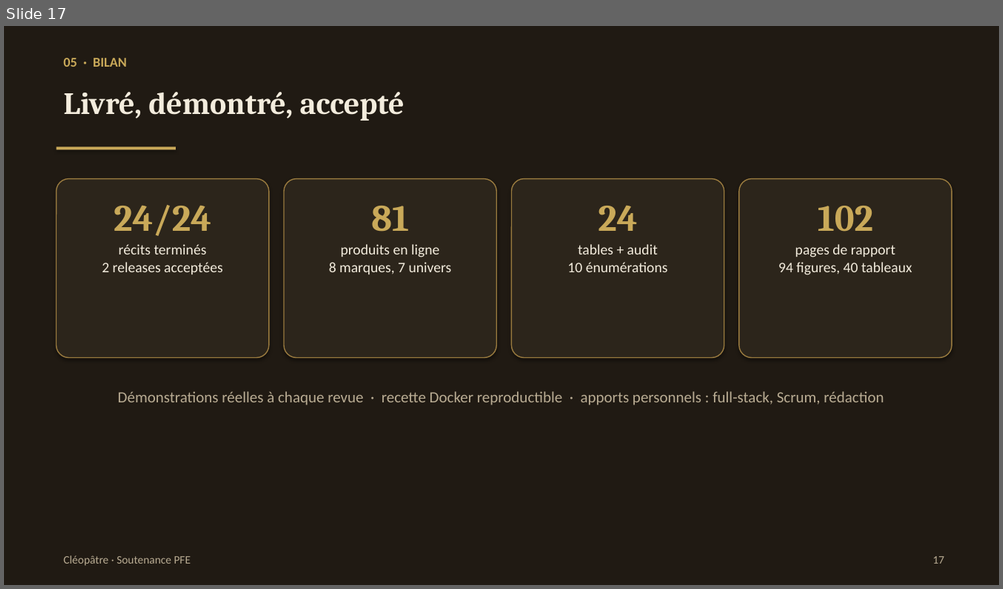
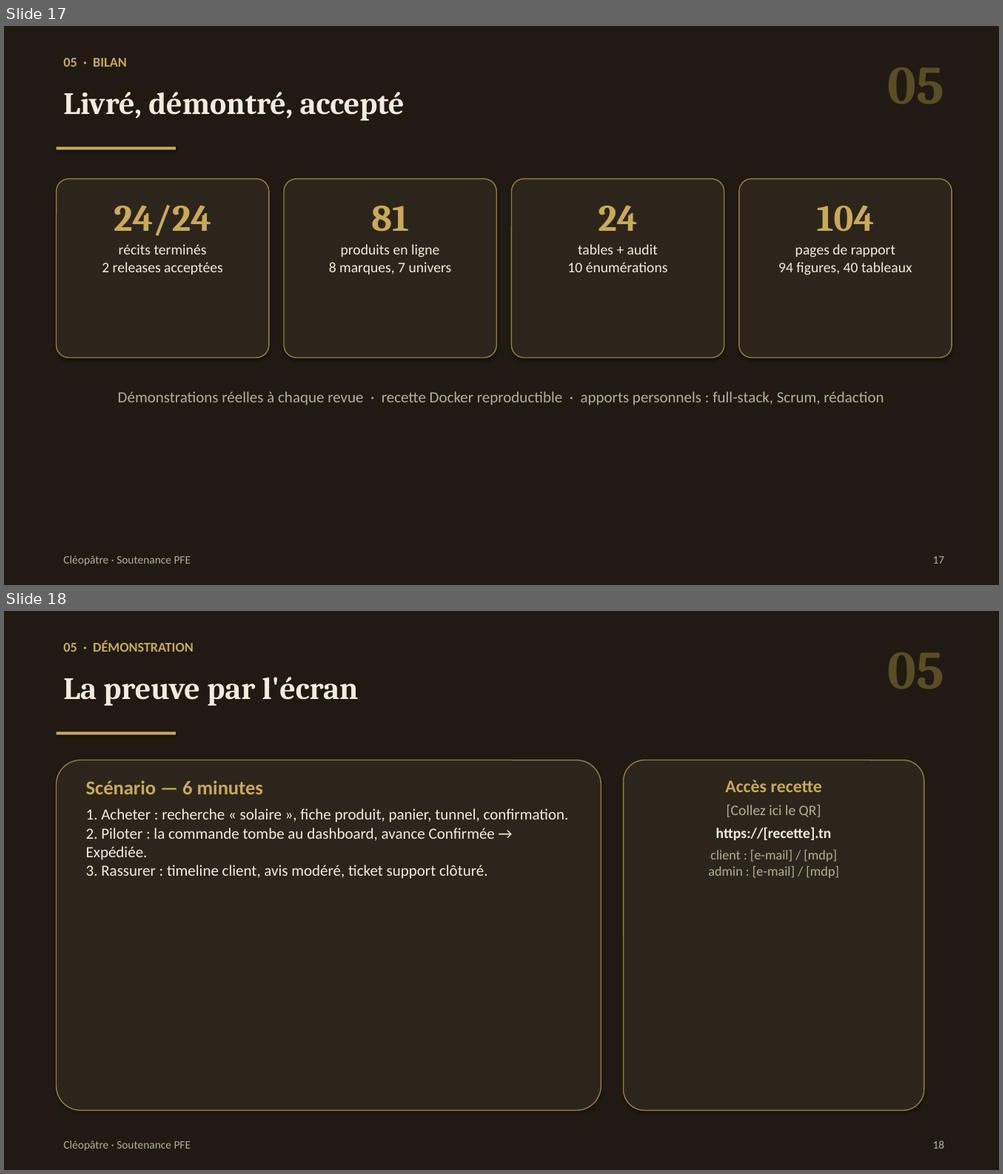
Before and after one commit to Nsm77/cleo-final, a slide deck: soutenance/Soutenance_PFE_Cleopatre.pptx. Shown one above the other, each under a label of ours: slide 17 before the commit, slides 17 and 18 after it. The pictures are 1003x589 and 1003x1174 pixels, drawn with LibreOffice and Linux fonts; fonts in the diff are those of the drawing. Boxes give left, top, right and bottom in pixels: in the first picture for what was removed or moved away, otherwise in the second. Text is boxed around its words. In the diff, an @@ line names an element or a change of style, - is before the commit and + after.

Commit message:
Next level: rapport 104p cliquable + dos, soutenance 23 diapos (démo + secours jury)

```diff
--- a/soutenance/Soutenance_PFE_Cleopatre.pptx
+++ b/soutenance/Soutenance_PFE_Cleopatre.pptx
@@ slide 18 added at <box>4,611,999,1170</box>, background #FFFFFF @@
@@ rectangle added at <box>4,611,999,1170</box>, fill #201A13 @@
@@ text added at <box>63,641,193,652</box>, 13 pt, text #C9A959, bold @@
+05 · DÉMONSTRATION
@@ text added at <box>888,652,945,689</box>, 52 pt, text #5A4C24, bold @@
+05
@@ text added at <box>63,677,358,706</box>, 30 pt, text #F3ECDD, bold @@
+La preuve par l'écran
@@ rectangle added at <box>57,732,176,735</box>, fill #C9A959 @@
@@ rounded rectangle added at <box>57,760,601,1111</box>, fill #2C251B, outline #9A7B3F 1 pt @@
@@ rounded rectangle added at <box>623,760,924,1111</box>, fill #2C251B, outline #9A7B3F 1 pt @@
@@ text added at <box>86,780,569,879</box>, 15 pt, text #F3ECDD @@
+Scénario — 6 minutes
+1. Acheter : recherche « solaire », fiche produit, panier, tunnel, confirmation.
+2. Piloter : la commande tombe au dashboard, avance Confirmée → Expédiée.
+3. Rassurer : timeline client, avis modéré, ticket support clôturé.
@@ text added at <box>708,780,839,878</box>, 13 pt, text #B9AC93 @@
+Accès recette
+[Collez ici le QR]
+https://[recette].tn
+client : [e-mail] / [mdp]
+admin : [e-mail] / [mdp]
@@ text added at <box>63,1141,191,1151</box>, 11 pt, text #B9AC93 @@
+Cléopâtre · Soutenance PFE
@@ text added at <box>933,1141,945,1149</box>, 11 pt, text #B9AC93 @@
+18
@@ slide 17 changed as well @@
@@ text added at <box>888,67,945,104</box>, 52 pt, text #5A4C24, bold @@
+05
@@ text at <box>817,205,874,232</box>: text changed @@
-102
+104
```
Also in this commit, not shown: 17 other slides changed, 4 other slides added, 4 other files.
